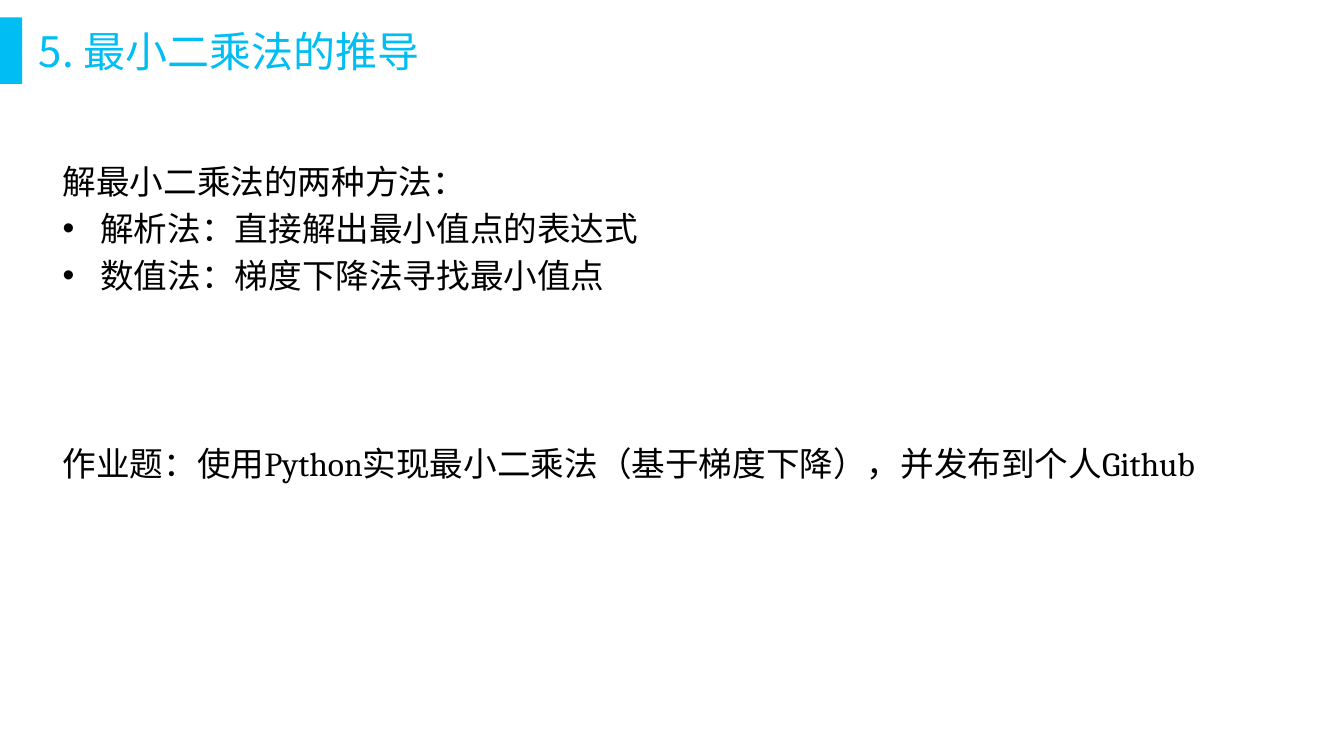
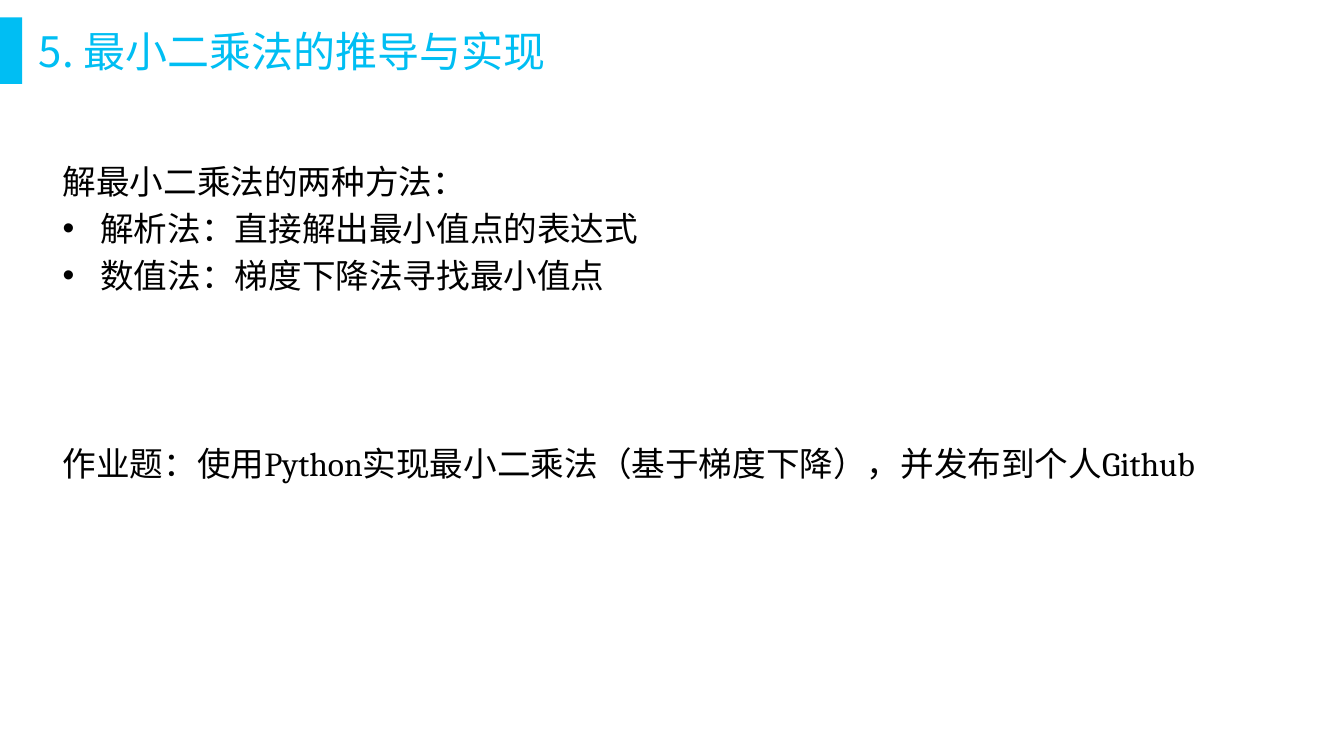
Before and after one commit to yzhwzh/Python, a slide deck: slide 9 of 4.Kaggle/3.class/6线性回归算法推导与实现.pptx. Drawn at 1344x756 pixels with LibreOffice and Linux fonts; fonts in the diff are those of the drawing. Boxes give left, top, right and bottom in pixels: in the first picture for what was removed or moved away, otherwise in the second. Text is boxed around its words. In the diff, an @@ line names an element or a change of style, - is before the commit and + after.

```diff
--- a/4.Kaggle/3.class/6线性回归算法推导与实现.pptx
+++ b/4.Kaggle/3.class/6线性回归算法推导与实现.pptx
@@ title at box(39, 31, 545, 71): text changed @@
-5. 最小二乘法的推导
+5. 最小二乘法的推导与实现
```
Also in this commit, not shown: 2 other slides changed, 51 other files.
